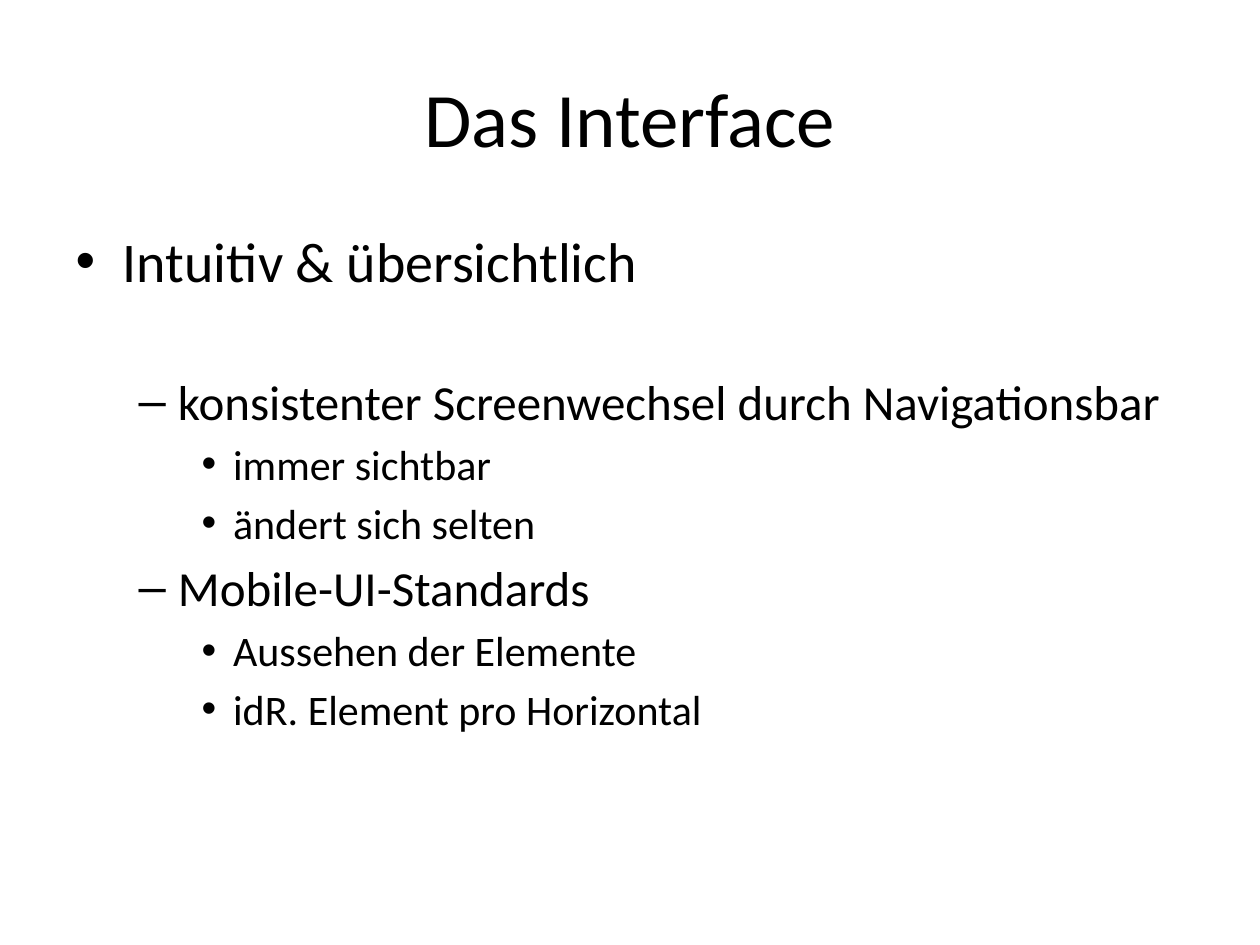
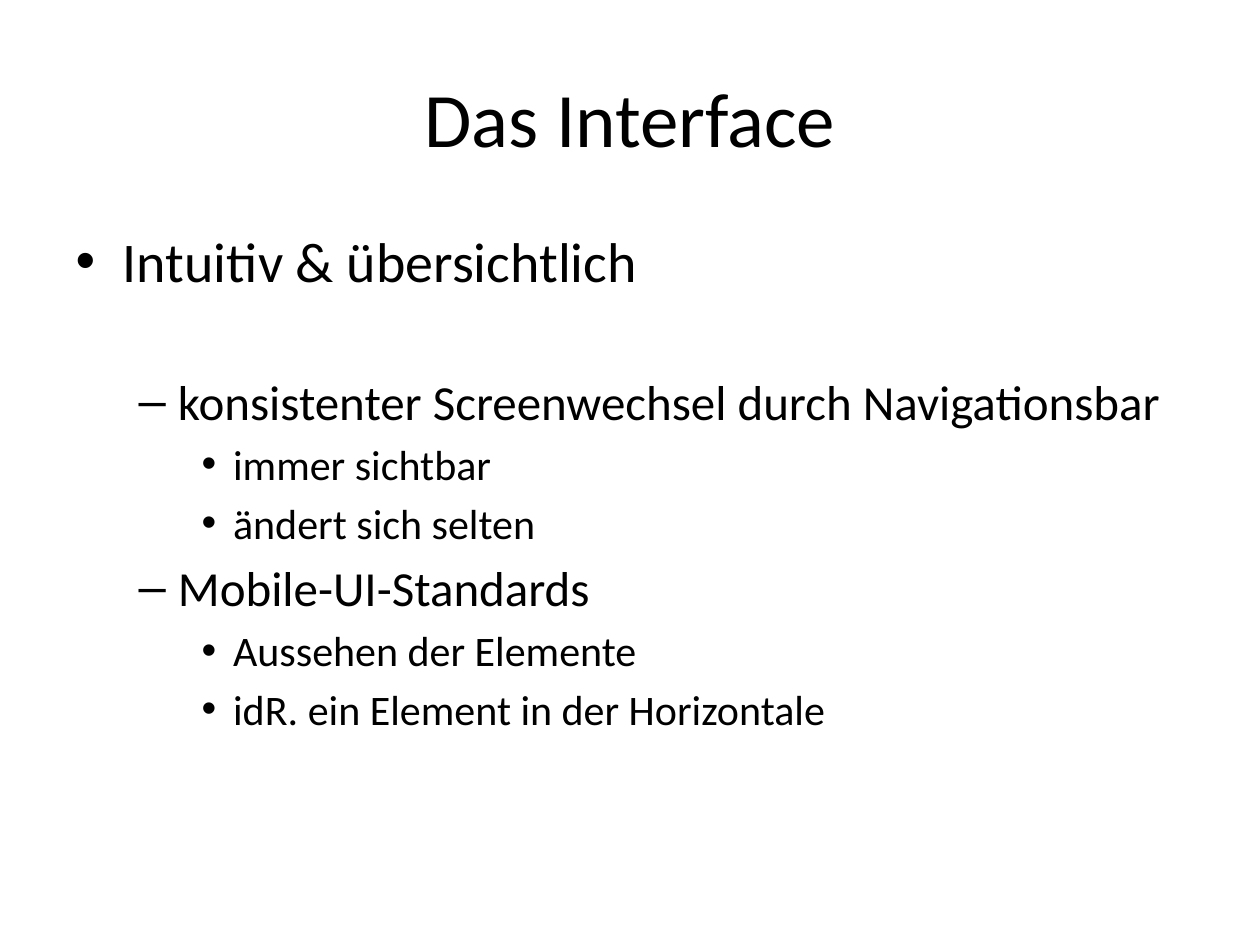
Before and after one commit to sebastianlay/redmine-mobile, a slide deck: slide 7 of presentation/RedmineMobile_Kriterien.pptx. Drawn at 1260x945 pixels with LibreOffice and Linux fonts; fonts in the diff are those of the drawing. Boxes give left, top, right and bottom in pixels: in the first picture for what was removed or moved away, otherwise in the second. Text is boxed around its words. In the diff, an @@ line names an element or a change of style, - is before the commit and + after.

```diff
--- a/presentation/RedmineMobile_Kriterien.pptx
+++ b/presentation/RedmineMobile_Kriterien.pptx
@@ text at (233,695,825,726): text changed @@
-    • idR. Element pro Horizontal
+    • idR. ein Element in der Horizontale
```
Also in this commit, not shown: 4 other slides changed.
